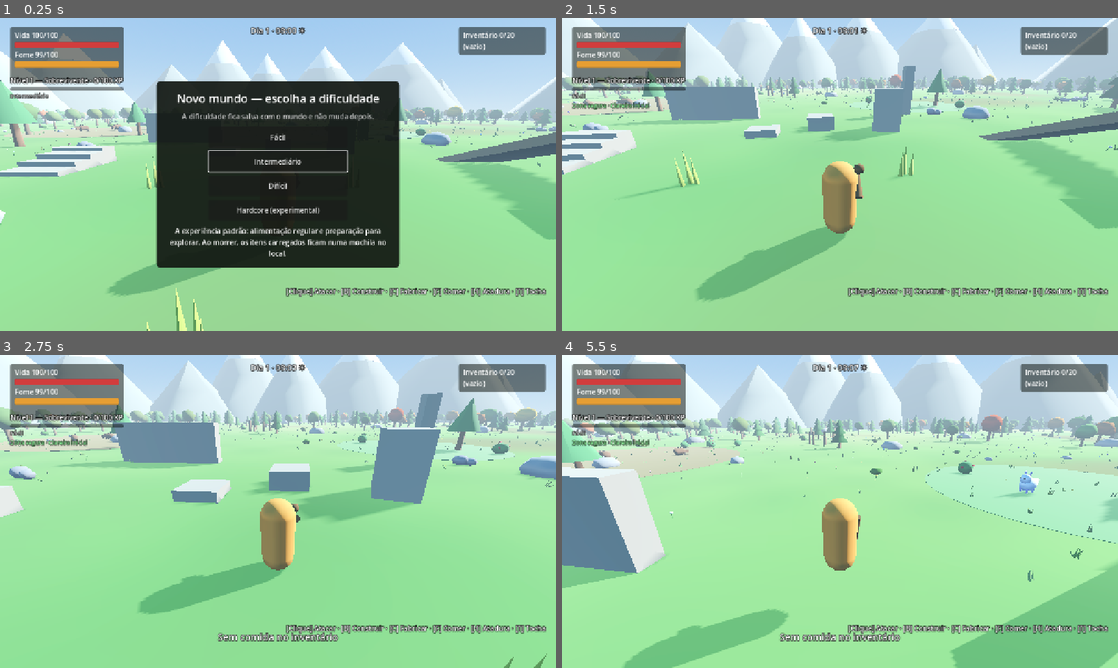
Above: before the commit, frames 1-4 (two rows, left to right).
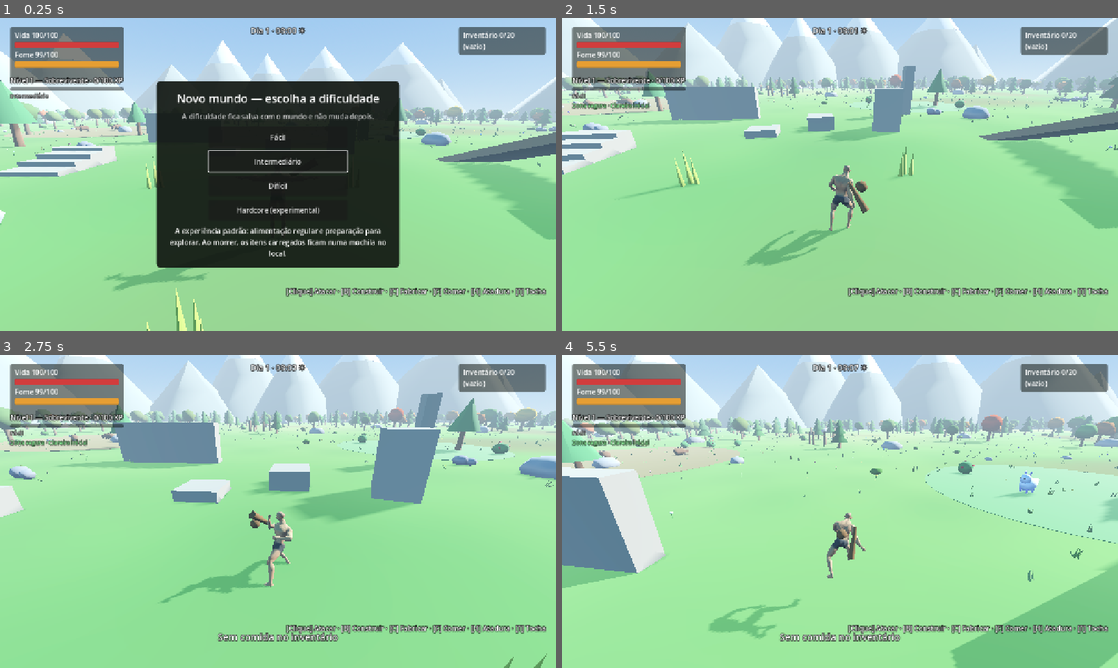
Above: after the commit, the same moments.

Repository: omagalha/Wildbound
Game: Godot game, scene res://scenes/main/main.tscn
Same seed, same stepped clock (60 frames per second), same inputs: the game is played once before the commit and once after it.
Inputs (mouse positions are in pixels of both pictures, inside the frame that each line leads up to):
- Up to frame 1 (0.25 s): no input
- Up to frame 2 (1.5 s): click "Fácil" at 0.5 s; tap Enter at 1.25 s; move the mouse to (867, 174) at 1.27 s; hold W (move_forward) from 1.28 s (still down); click (867, 174) at 1.35 s
- Up to frame 3 (2.75 s): keep holding W (move_forward); tap Space (jump) at 1.52, 2.27 s; tap F (eat) at 1.55, 2.1 s; move the mouse to (250, 511) at 2.02 s; click (250, 511) at 2.17 s; tap E (interact) at 2.3 s
- Up to frame 4 (5.5 s): keep holding W (move_forward); move the mouse to (851, 505) at 2.77 s; tap E (interact) at 2.85, 5.3 s; click (851, 505) at 2.92 s; tap Shift (sprint) at 3.05, 3.6 s; move the mouse to (834, 517) at 3.52 s; tap Space (jump) at 3.77, 4.52, 5.27 s; click (834, 517) at 3.8 s; move the mouse to (878, 514) at 4.27 s; click (878, 514) at 4.35 s; tap F (eat) at 4.55 s; move the mouse to (795, 508) at 5.02 s; tap Mouse wheel up (build_cycle_snap) at 5.1 s; click (795, 508) at 5.17 s

The runs differ from the first frame. In frame 1, 0.6% of the frame differs, in the area x 19-40%, y 78-90%; in frame 2, 3.1%; in frame 3, 2.7%; in frame 4, 3.5%, in the area x 11-55%, y 45-100%.

Commit message:
Personagem animado no lugar da cápsula
- Modelo Superhero_Male (Universal Base Characters) e animações dos
  Universal Animation Library 1 e 2, do Quaternius (CC0), em assets/.
  Corrigidas duas referências de textura quebradas no glTF original.
- CharacterAnimator: locomoção (parado, trote, corrida, no ar) e ações
  (golpe, golpe pesado com lança, dano, comer, colher, cortar, pegar,
  morrer); arma e tocha presas às mãos por RemoteTransform3D.
- WeaponController.procedural_swing desliga o giro da clava em código.
- Pacotes brutos (skin/, movimentos/, prototipo animais/) ignorados pelo
  Godot e pelo Git.
- Testes: test_character.gd (26 verificações).

Co-Authored-By: Claude Opus 5.5 <noreply@anthropic.com>

Diff:
--- a/project.godot
+++ b/project.godot
@@ -27,6 +27,10 @@
 window/stretch/mode="canvas_items"
 window/stretch/aspect="expand"
 window/handheld/orientation=4
+
+[filesystem]
+
+import/blender/enabled=false
 
 [input]
 
--- a/scenes/player/player.tscn
+++ b/scenes/player/player.tscn
@@ -11,6 +11,10 @@
 [ext_resource type="Resource" path="res://resources/items/item_catalog.tres" id="9_catalog"]
 [ext_resource type="Script" path="res://scripts/combat/weapon_controller.gd" id="90_weapon"]
 [ext_resource type="Resource" path="res://resources/combat/improvised_club.tres" id="91_club"]
+[ext_resource type="Script" path="res://scripts/player/character_animator.gd" id="92_anim"]
+[ext_resource type="PackedScene" path="res://assets/characters/base/Superhero_Male_FullBody.gltf" id="93_model"]
+[ext_resource type="PackedScene" path="res://assets/animations/UAL1_Standard.glb" id="94_ual1"]
+[ext_resource type="PackedScene" path="res://assets/animations/UAL2_Standard.glb" id="95_ual2"]
 
 [sub_resource type="StandardMaterial3D" id="Mat_club"]
 albedo_color = Color(0.45, 0.3, 0.17, 1)
@@ -138,3 +142,13 @@
 inventory = NodePath("../Inventory")
 hunger = NodePath("../Hunger")
 health = NodePath("../Health")
+
+[node name="CharacterAnimator" type="Node" parent="." node_paths=PackedStringArray("player", "health", "weapon", "food", "interaction")]
+script = ExtResource("92_anim")
+model_scene = ExtResource("93_model")
+animation_sources = Array[PackedScene]([ExtResource("94_ual1"), ExtResource("95_ual2")])
+player = NodePath("..")
+health = NodePath("../Health")
+weapon = NodePath("../Visual/Weapon")
+food = NodePath("../FoodConsumer")
+interaction = NodePath("../InteractionDetector")
--- a/scripts/combat/weapon_controller.gd
+++ b/scripts/combat/weapon_controller.gd
@@ -26,6 +26,9 @@
 var _hit_this_swing: Array = []
 ## Para testes e ferramentas: ignora a checagem de mouse capturado.
 var require_captured_mouse := true
+## Gira a clava no código durante o golpe. Falso quando um personagem animado
+## segura a arma (a animação faz o movimento).
+var procedural_swing := true
 
 
 func _physics_process(delta: float) -> void:
@@ -35,21 +38,25 @@
 	_phase_left -= delta
 	match _phase:
 		1:
-			club.rotation.x = lerpf(club.rotation.x, 1.2, 0.5)
+			if procedural_swing:
+				club.rotation.x = lerpf(club.rotation.x, 1.2, 0.5)
 			if _phase_left <= 0.0:
 				_phase = 2
 				_phase_left = definition.active_time
 				strike()
 		2:
-			club.rotation.x = lerpf(club.rotation.x, -1.3, 0.6)
+			if procedural_swing:
+				club.rotation.x = lerpf(club.rotation.x, -1.3, 0.6)
 			if _phase_left <= 0.0:
 				_phase = 3
 				_phase_left = maxf(definition.interval - definition.windup - definition.active_time, 0.05)
 		3:
-			club.rotation.x = lerpf(club.rotation.x, 0.0, 0.25)
+			if procedural_swing:
+				club.rotation.x = lerpf(club.rotation.x, 0.0, 0.25)
 			if _phase_left <= 0.0:
 				_phase = 0
-				club.rotation.x = 0.0
+				if procedural_swing:
+					club.rotation.x = 0.0
 
 
 func _unhandled_input(event: InputEvent) -> void:
--- /dev/null
+++ b/scripts/player/character_animator.gd
@@ -0,0 +1,259 @@
+class_name CharacterAnimator
+extends Node
+## Troca a cápsula provisória por um personagem animado (Quaternius) e escolhe
+## a animação conforme o estado do jogador.
+##
+## O modelo e as bibliotecas de animação compartilham o mesmo esqueleto
+## (ossos "root", "pelvis", "hand_r"...), então as animações das bibliotecas
+## tocam direto no modelo. A arma e a tocha seguem as mãos por
+## RemoteTransform3D, sem sair do lugar na árvore (os outros sistemas e os
+## testes continuam achando "Visual/Weapon/Club" e "Visual/Torch").
+##
+## Locomoção: parado, andando (trote), correndo, no ar. Ações de uma vez:
+## golpe, dano, comer, coletar, cortar árvore, pegar do chão, morrer.
+
+## Modelo do personagem (glTF com Armature/Skeleton3D). Vazio = mantém a cápsula.
+@export var model_scene: PackedScene
+## Bibliotecas de animação com o mesmo esqueleto (UAL1, UAL2).
+@export var animation_sources: Array[PackedScene] = []
+@export var player: PlayerController
+@export var health: HealthComponent
+@export var weapon: WeaponController
+@export var food: FoodConsumer
+@export var interaction: InteractionDetector
+## Velocidade (m/s) em que o trote e a corrida tocam em ritmo normal.
+@export var jog_reference_speed: float = 4.2
+@export var sprint_reference_speed: float = 7.0
+@export var blend_time: float = 0.15
+
+## Nome no jogo -> nome na biblioteca.
+const CLIPS := {
+	"idle": "Idle", "idle_torch": "Idle_Torch", "jog": "Jog_Fwd", "sprint": "Sprint",
+	"air": "Jump", "attack": "Sword_Regular_A", "attack_heavy": "Sword_Attack",
+	"hit": "Hit_Chest", "death": "Death01", "eat": "Consume", "harvest": "Farm_Harvest",
+	"chop": "TreeChopping", "pickup": "PickUp_Table", "interact": "Interact",
+}
+const ONE_SHOT_PRIORITY := {"death": 10, "attack": 5, "attack_heavy": 5, "hit": 3, "eat": 2, "harvest": 2, "chop": 2, "pickup": 2, "interact": 2}
+
+static var _clip_cache := {}  # caminho da biblioteca -> {nome: Animation}
+
+var model: Node3D
+var skeleton: Skeleton3D
+var anim: AnimationPlayer
+var current := ""
+var _one_shot := ""
+var _one_shot_left := 0.0
+var _visual: Node3D
+var _right_hand: RemoteTransform3D
+var _left_hand: RemoteTransform3D
+
+
+func _ready() -> void:
+	if model_scene == null or player == null:
+		return
+	_visual = player.visual
+	model = model_scene.instantiate() as Node3D
+	model.name = "Model"
+	model.rotation.y = PI  # o modelo olha para +Z; o Visual do jogador, para -Z
+	_visual.add_child(model)
+	for old in ["MeshInstance3D", "FacingIndicator"]:
+		var node := _visual.get_node_or_null(old) as Node3D
+		if node != null:
+			node.visible = false
+	skeleton = model.find_children("*", "Skeleton3D", true, false)[0] as Skeleton3D
+	_build_animation_player()
+	_attach_hands()
+	if weapon != null:
+		weapon.procedural_swing = false
+		weapon.swung.connect(_on_swung)
+	if health != null:
+		health.damaged.connect(_on_damaged)
+		health.died.connect(func(_c): _play_once("death"))
+		health.revived.connect(func(_h): _clear_one_shot())
+	if food != null:
+		food.eat_result.connect(func(ok, _r, _i): if ok: _play_once("eat"))
+	if interaction != null:
+		interaction.interacted.connect(_on_interacted)
+	_play("idle")
+	_attach_torch.call_deferred()
+
+
+func _physics_process(delta: float) -> void:
+	if anim == null:
+		return
+	if _one_shot != "":
+		_one_shot_left -= delta
+		var moving := _flat_speed() > 1.5
+		# Ações curtas param se o jogador sai andando; golpe e morte, não.
+		if _one_shot_left <= 0.0 or (moving and ONE_SHOT_PRIORITY.get(_one_shot, 0) == 2):
+			if _one_shot == "death":
+				return  # fica caído até reviver
+			_clear_one_shot()
+		else:
+			return
+	_update_locomotion()
+
+
+func has_clip(game_name: String) -> bool:
+	return anim != null and anim.has_animation(CLIPS.get(game_name, game_name))
+
+
+## Animação tocando agora (nome do jogo: "idle", "jog", "attack"...).
+func current_clip() -> String:
+	return _one_shot if _one_shot != "" else current
+
+
+# ---------- estados ----------
+
+func _update_locomotion() -> void:
+	if not player.is_on_floor():
+		_play("air")
+		return
+	var speed := _flat_speed()
+	if speed < 0.4:
+		_play("idle_torch" if _torch_lit() else "idle")
+	elif player.is_sprinting() and speed > player.walk_speed + 0.5:
+		_play("sprint", clampf(speed / sprint_reference_speed, 0.8, 1.4))
+	else:
+		_play("jog", clampf(speed / jog_reference_speed, 0.7, 1.5))
+
+
+func _on_swung() -> void:
+	var interval := weapon.definition.interval if weapon.definition != null else 0.6
+	var clip := "attack_heavy" if weapon.definition != null and weapon.definition.id == &"stone_spear" else "attack"
+	_play_once(clip, interval * 1.15)
+
+
+func _on_damaged(_info: DamageInfo) -> void:
+	if health.is_dead():
+		return
+	_play_once("hit")
+
+
+func _on_interacted(target: Node, result: Dictionary) -> void:
+	if not result.get("ok", false):
+		return
+	if target is ForestTree:
+		_play_once("chop", 1.1)
+	elif target is ResourceNode:
+		match (target as ResourceNode).category:
+			&"wood": _play_once("chop", 1.1)
+			&"stone": _play_once("interact")
+			_: _play_once("harvest")
+	elif target is LootDrop:
+		_play_once("pickup")
+	else:
+		_play_once("interact")
+
+
+# ---------- reprodução ----------
+
+func _play(game_name: String, speed: float = 1.0) -> void:
+	var clip: String = CLIPS.get(game_name, game_name)
+	if not anim.has_animation(clip):
+		return
+	# Ritmo da locomoção pelo speed_scale (muda sem reiniciar o ciclo).
+	anim.speed_scale = speed
+	if current != game_name:
+		anim.play(clip, blend_time)
+		current = game_name
+
+
+## Toca uma ação uma vez. Com [param duration], ajusta a velocidade para caber nesse tempo.
+func _play_once(game_name: String, duration: float = -1.0) -> void:
+	var clip: String = CLIPS.get(game_name, game_name)
+	if anim == null or not anim.has_animation(clip):
+		return
+	if _one_shot != "" and ONE_SHOT_PRIORITY.get(_one_shot, 0) > ONE_SHOT_PRIORITY.get(game_name, 0):
+		return
+	var length := anim.get_animation(clip).length
+	var speed := 1.0
+	if duration > 0.0 and length > 0.0:
+		speed = clampf(length / duration, 0.6, 3.0)
+	_one_shot = game_name
+	_one_shot_left = length / speed
+	current = ""
+	anim.speed_scale = 1.0
+	anim.play(clip, 0.08, speed)
+
+
+func _clear_one_shot() -> void:
+	_one_shot = ""
+	_one_shot_left = 0.0
+	current = ""
+
+
+func _flat_speed() -> float:
+	return Vector2(player.velocity.x, player.velocity.z).length()
+
+
+func _torch_lit() -> bool:
+	var torch := _visual.get_node_or_null("Torch") as Node3D
+	return torch != null and torch.visible
+
+
+# ---------- montagem ----------
+
+func _build_animation_player() -> void:
+	anim = AnimationPlayer.new()
+	anim.name = "AnimationPlayer"
+	model.add_child(anim)
+	anim.root_node = NodePath("..")
+	var library := AnimationLibrary.new()
+	var wanted := {}
+	for key in CLIPS:
+		wanted[CLIPS[key]] = true
+	for source in animation_sources:
+		var clips := _clips_from(source)
+		for clip_name in clips:
+			if wanted.has(clip_name) and not library.has_animation(clip_name):
+				library.add_animation(clip_name, clips[clip_name])
+	anim.add_animation_library(&"", library)
+
+
+## Animações de uma biblioteca, carregadas uma vez por sessão (compartilhadas).
+static func _clips_from(source: PackedScene) -> Dictionary:
+	if source == null:
+		return {}
+	var key := source.resource_path
+	if _clip_cache.has(key):
+		return _clip_cache[key]
+	var inst := source.instantiate()
+	var out := {}
+	for node in inst.find_children("*", "AnimationPlayer", true, false):
+		var player_node := node as AnimationPlayer
+		for clip_name in player_node.get_animation_list():
+			out[String(clip_name)] = player_node.get_animation(clip_name)
+	inst.free()
+	_clip_cache[key] = out
+	return out
+
+
+func _attach_hands() -> void:
+	var club := weapon.get_node_or_null("Club") as Node3D if weapon != null else null
+	if club != null:
+		_right_hand = _hand_remote("hand_r", club,
+			Transform3D(Basis.from_euler(Vector3(deg_to_rad(-90), 0, deg_to_rad(-90))), Vector3(0.0, 0.08, 0.02)))
+
+
+func _attach_torch() -> void:
+	var torch := _visual.get_node_or_null("Torch") as Node3D
+	if torch != null and _left_hand == null:
+		_left_hand = _hand_remote("hand_l", torch,
+			Transform3D(Basis.from_euler(Vector3(deg_to_rad(90), 0, 0)), Vector3(0.0, 0.08, 0.0)))
+
+
+func _hand_remote(bone: String, target: Node3D, offset: Transform3D) -> RemoteTransform3D:
+	if skeleton.find_bone(bone) < 0:
+		return null
+	var attachment := BoneAttachment3D.new()
+	attachment.name = "Attach_" + bone
+	skeleton.add_child(attachment)
+	attachment.bone_name = bone
+	var remote := RemoteTransform3D.new()
+	remote.name = "Holds_" + target.name
+	remote.transform = offset
+	remote.update_scale = false
+	attachment.add_child(remote)
+	remote.remote_path = remote.get_path_to(target)
+	return remote
--- /dev/null
+++ b/tests/test_character.gd
@@ -0,0 +1,191 @@
+extends SceneTree
+## Testes do personagem animado (modelo + bibliotecas de animação Quaternius).
+##
+## Uso: godot --headless --path . --script res://tests/test_character.gd
+
+const MAIN_SCENE := "res://scenes/main/main.tscn"
+const TEST_DIR := "user://test_saves_character"
+
+var _passed := 0
+var _failed := 0
+
+
+func _initialize() -> void:
+	_run.call_deferred()
+
+
+func _run() -> void:
+	print("== Wildbound: testes do personagem ==")
+	await _test_model()
+	await _test_locomotion()
+	await _test_actions()
+	print("== Resultado: %d passaram, %d falharam ==" % [_passed, _failed])
+	quit(1 if _failed > 0 else 0)
+
+
+func _check(condition: bool, name: String, detail: String = "") -> void:
+	if condition:
+		_passed += 1
+		print("  [PASS] ", name)
+	else:
+		_failed += 1
+		print("  [FAIL] ", name, ("  -> " + detail) if detail != "" else "")
+
+
+func _wait(frames: int = 2) -> void:
+	for i in frames:
+		await physics_frame
+
+
+func _new_world() -> Node:
+	var world := (load(MAIN_SCENE) as PackedScene).instantiate()
+	var save := world.get_node("SaveManager") as SaveManager
+	save.load_on_start = false
+	save.autosave_interval = 0.0
+	save.save_dir = TEST_DIR
+	(world.get_node("DifficultyManager") as DifficultyManager).ask_on_new_world = false
+	root.add_child(world)
+	await _wait(4)
+	return world
+
+
+func _free_world(world: Node) -> void:
+	world.queue_free()
+	await _wait(2)
+
+
+func _animator(world: Node) -> CharacterAnimator:
+	return world.get_node("Player/CharacterAnimator") as CharacterAnimator
+
+
+# ---------- modelo ----------
+
+func _test_model() -> void:
+	print("-- Modelo --")
+	var world := await _new_world()
+	var animator := _animator(world)
+	var player := world.get_node("Player") as PlayerController
+	_check(animator.model != null and animator.model.get_parent() == player.visual, "Modelo carregado dentro do Visual")
+	_check(not (player.visual.get_node("MeshInstance3D") as Node3D).visible, "Cápsula provisória escondida")
+	_check(animator.skeleton != null and animator.skeleton.find_bone("hand_r") >= 0, "Esqueleto com mãos")
+	var missing := []
+	for clip in ["idle", "idle_torch", "jog", "sprint", "air", "attack", "attack_heavy", "hit", "death", "eat", "harvest", "chop", "pickup", "interact"]:
+		if not animator.has_clip(clip):
+			missing.append(clip)
+	_check(missing.is_empty(), "Todas as animações do jogo encontradas", str(missing))
+	var weapon := world.get_node("Player/Visual/Weapon") as WeaponController
+	_check(not weapon.procedural_swing, "A animação faz o golpe (sem giro no código)")
+	await _wait(5)
+	var hand := animator.skeleton.global_transform * animator.skeleton.get_bone_global_pose(animator.skeleton.find_bone("hand_r"))
+	var club := weapon.get_node("Club") as Node3D
+	_check(club.global_position.distance_to(hand.origin) < 0.2, "Clava presa na mão direita", "%.2f m" % club.global_position.distance_to(hand.origin))
+	_check(weapon.get_node_or_null("Club/Head") != null, "Arma continua no mesmo lugar da árvore")
+
+	world.get_node("Player/Inventory").add_item(&"torch", 1)
+	(world.get_node("PlayerEquipment") as PlayerEquipment).set_torch(true)
+	await _wait(5)
+	var lhand := animator.skeleton.global_transform * animator.skeleton.get_bone_global_pose(animator.skeleton.find_bone("hand_l"))
+	var torch := player.visual.get_node("Torch") as Node3D
+	_check(torch.global_position.distance_to(lhand.origin) < 0.2, "Tocha presa na mão esquerda")
+	_check((torch.global_transform.basis.y).y > 0.3 or animator.current_clip() == "idle_torch", "Tocha em pé")
+	await _free_world(world)
+
+
+# ---------- locomoção ----------
+
+func _test_locomotion() -> void:
+	print("-- Locomoção --")
+	var world := await _new_world()
+	var animator := _animator(world)
+	var player := world.get_node("Player") as PlayerController
+	await _wait(30)
+	_check(animator.current_clip() == "idle", "Parado: idle", animator.current_clip())
+	player.set_physics_process(false)
+	player.velocity = Vector3(0, 0, -5)
+	await _wait(3)
+	_check(animator.current_clip() == "jog", "Andando: trote", animator.current_clip())
+	var walk_rate := animator.anim.speed_scale
+	player.velocity = Vector3(0, 0, -2.5)
+	await _wait(2)
+	_check(animator.anim.speed_scale < walk_rate, "Mais devagar, passos mais lentos")
+	Input.action_press(&"sprint")
+	player.velocity = Vector3(0, 0, -8.5)
+	await _wait(3)
+	_check(animator.current_clip() == "sprint", "Correndo: sprint", animator.current_clip())
+	Input.action_release(&"sprint")
+	player.velocity = Vector3.ZERO
+	player.set_physics_process(true)
+	player.global_position += Vector3(0, 4, 0)
+	await _wait(4)
+	_check(animator.current_clip() == "air", "No ar: pulo", animator.current_clip())
+	await _wait(90)
+	_check(animator.current_clip() == "idle", "Pousou: idle de novo", animator.current_clip())
+	await _free_world(world)
+
+
+# ---------- ações ----------
+
+func _test_actions() -> void:
+	print("-- Ações --")
+	var world := await _new_world()
+	var animator := _animator(world)
+	var player := world.get_node("Player") as PlayerController
+	await _wait(20)  # deixa pousar antes de congelar a física
+	player.set_physics_process(false)
+	var weapon := world.get_node("Player/Visual/Weapon") as WeaponController
+	weapon.require_captured_mouse = false
+	await _wait(5)
+	weapon.try_attack()
+	await _wait(1)
+	_check(animator.current_clip() == "attack", "Clique: golpe", animator.current_clip())
+	await _wait(60)
+	_check(animator.current_clip() == "idle", "Golpe termina e volta ao idle", animator.current_clip())
+
+	world.get_node("Player/Inventory").add_item(&"stone_spear", 1)
+	await _wait(1)
+	weapon.try_attack()
+	await _wait(1)
+	_check(animator.current_clip() == "attack_heavy", "Com lança: golpe pesado", animator.current_clip())
+	await _wait(80)
+
+	var health := player.get_node("Health") as HealthComponent
+	health.apply_damage(DamageInfo.create(10.0, &"enemy:test"))
+	await _wait(1)
+	_check(animator.current_clip() == "hit", "Levou dano: recua", animator.current_clip())
+	await _wait(80)
+
+	var hunger := player.get_node("Hunger") as HungerComponent
+	hunger.set_hunger(40.0)
+	world.get_node("Player/Inventory").add_item(&"wild_berries", 1)
+	(player.get_node("FoodConsumer") as FoodConsumer).try_eat()
+	await _wait(1)
+	_check(animator.current_clip() == "eat", "Comer: animação de comer", animator.current_clip())
+	player.velocity = Vector3(0, 0, -5)
+	await _wait(3)
+	_check(animator.current_clip() == "jog", "Sair andando interrompe ações curtas", animator.current_clip())
+	player.velocity = Vector3.ZERO
+	await _wait(3)
+
+	var detector := player.get_node("InteractionDetector") as InteractionDetector
+	var forest := world.get_node("TestWorld/Forest") as ForestGenerator
+	world.get_node("Player/Inventory").add_item(&"stone_axe", 1)
+	detector.interacted.emit(forest.tree_bodies[0], {"ok": true})
+	await _wait(1)
+	_check(animator.current_clip() == "chop", "Cortar árvore: machadada", animator.current_clip())
+	await _wait(80)
+	var bush := world.get_node("ResourceField/BerryBushs/BerryBush01")
+	detector.interacted.emit(bush, {"ok": true})
+	await _wait(1)
+	_check(animator.current_clip() == "harvest", "Colher frutas: colheita", animator.current_clip())
+	await _wait(120)
+
+	health.apply_damage(DamageInfo.create(500.0, &"enemy:test"))
+	await _wait(1)
+	_check(animator.current_clip() == "death", "Morreu: cai", animator.current_clip())
+	await _wait(90)
+	_check(animator.current_clip() == "death", "Continua caído até reaparecer")
+	if health.is_dead():
+		health.revive(80.0)
+	await _wait(3)
+	_check(animator.current_clip() == "idle", "Reapareceu: de pé", animator.current_clip())
+	await _free_world(world)
Not shown, added: assets/animations/LICENSE_Quaternius.txt
Binary file added: assets/animations/UAL1_Standard.glb
Not shown, added: assets/animations/UAL1_Standard.glb.import
Binary file added: assets/animations/UAL2_Standard.glb
Not shown, added: assets/animations/UAL2_Standard.glb.import
Not shown, added: assets/characters/base/LICENSE_Quaternius.txt
Binary file added: assets/characters/base/Superhero_Female_FullBody.bin
Not shown, added: assets/characters/base/Superhero_Female_FullBody.gltf
Not shown, added: assets/characters/base/Superhero_Female_FullBody.gltf.import
Binary file added: assets/characters/base/Superhero_Male_FullBody.bin
Not shown, added: assets/characters/base/Superhero_Male_FullBody.gltf
Not shown, added: assets/characters/base/Superhero_Male_FullBody.gltf.import
(and 27 more such lines)
